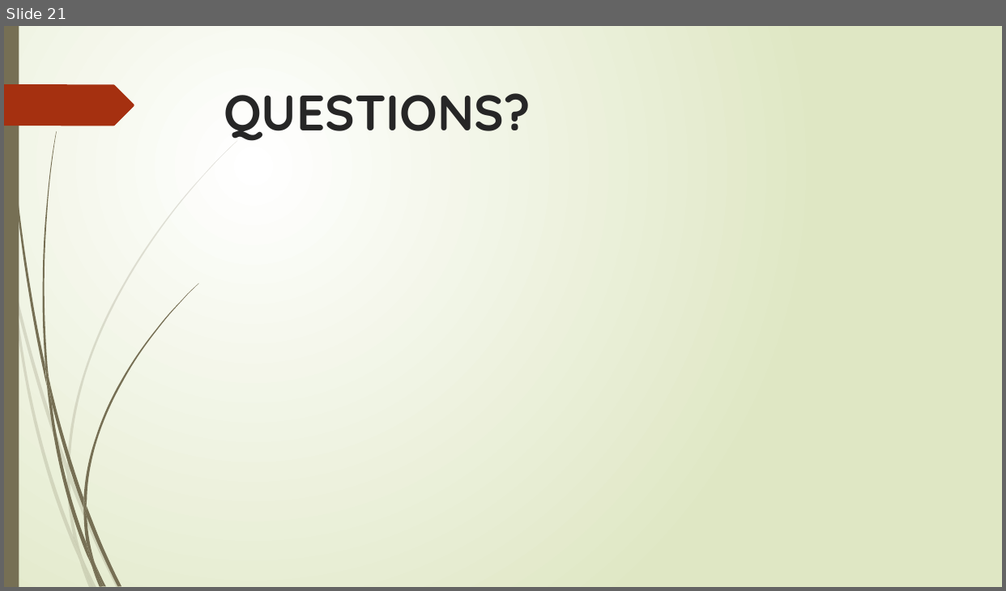
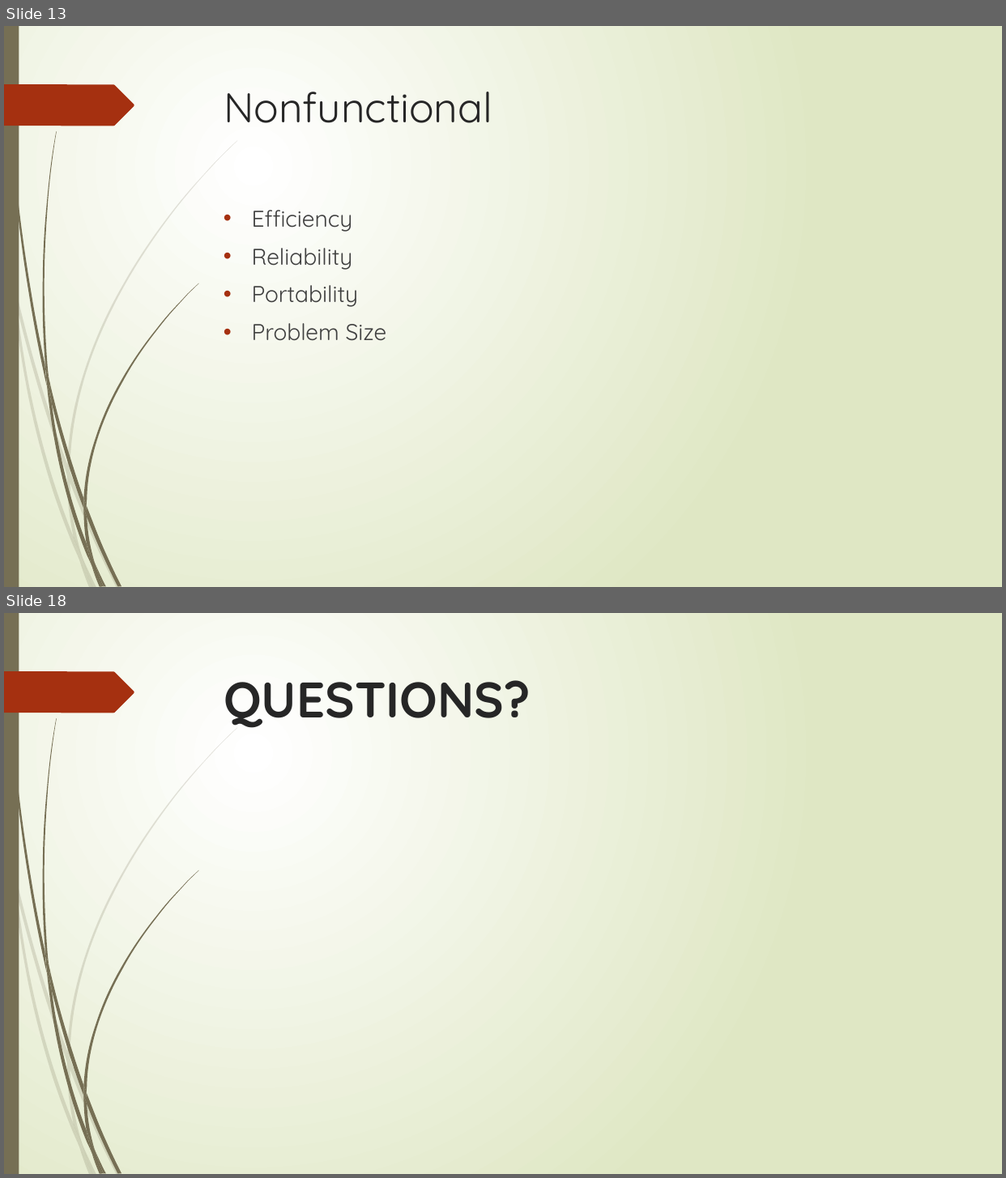
Before and after one commit to cs480GroupCAKE/PIEWebsite, a slide deck: Presentation/12.8.15 Presentation (Revised).pptx. Shown one above the other, each under a label of ours: slide 21 before the commit, slides 13 and 18 after it; the slides between them are not shown. The pictures are 1006x591 and 1006x1178 pixels, drawn with LibreOffice and Linux fonts; fonts in the diff are those of the drawing. Boxes give left, top, right and bottom in pixels: in the first picture for what was removed or moved away, otherwise in the second. Text is boxed around its words. In the diff, an @@ line names an element or a change of style, - is before the commit and + after.

```diff
--- a/Presentation/12.8.15 Presentation (Revised).pptx
+++ b/Presentation/12.8.15 Presentation (Revised).pptx
@@ slide 13 added at <box>4,26,1002,587</box>, background gradient #FFFFFF to #DFE8C4; not listed: 24 template elements that a slide beside it also shows @@
@@ title added at <box>224,92,492,123</box>, 40 pt, text #262626 @@
+Nonfunctional
@@ text added at <box>252,210,387,341</box>, 22 pt, text #404040 @@
+• Efficiency
+• Reliability
+• Portability
+• Problem Size
@@ what was slide 21 is now slide 18 @@
```
Also in this commit, not shown: 16 slides changed, 4 slides removed.
